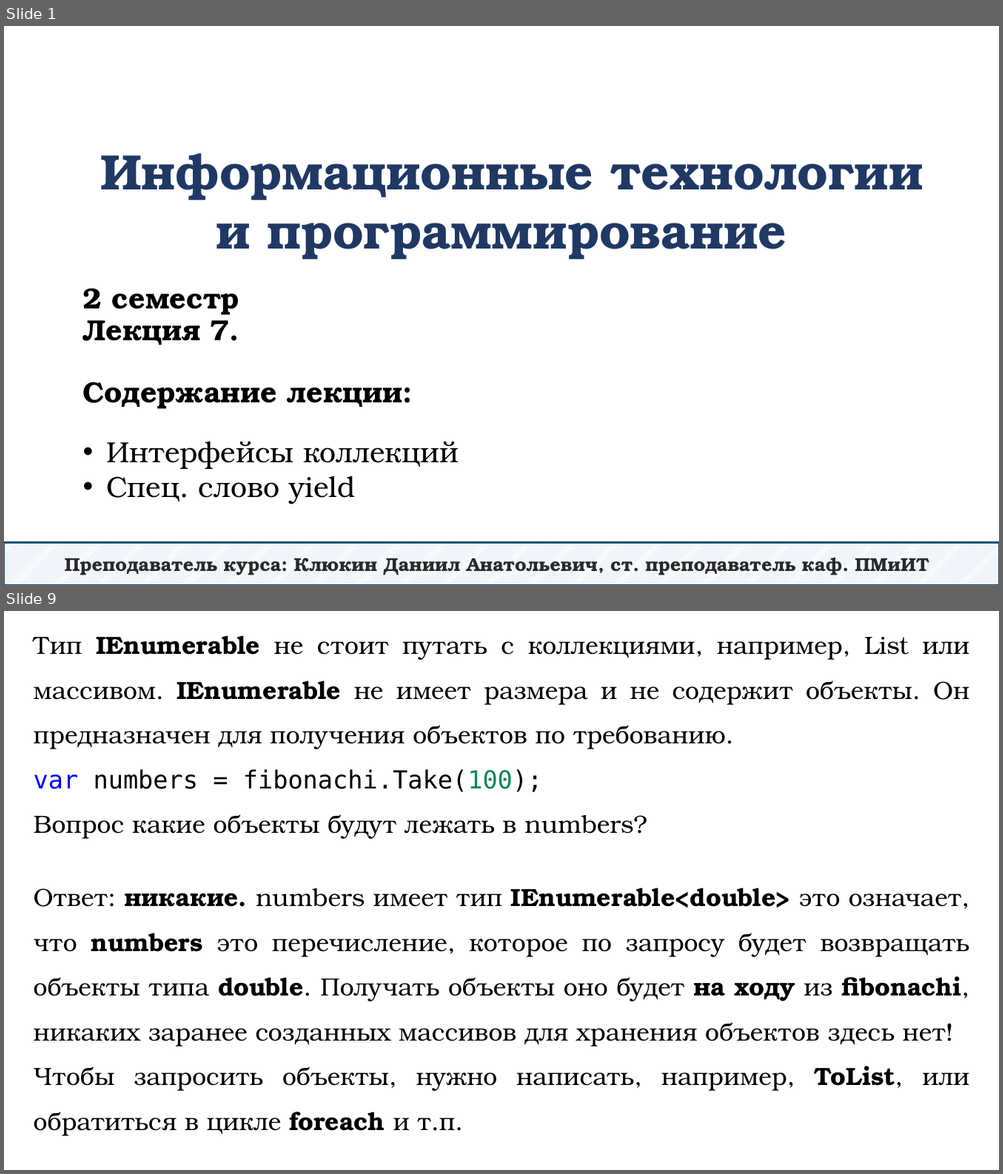
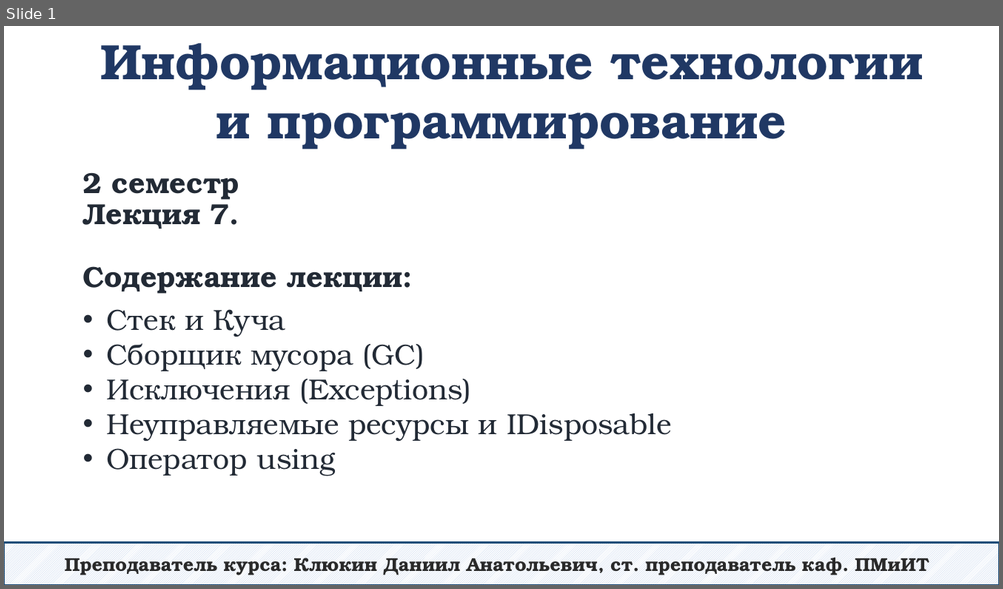
Before and after one commit to DaniilKlyukin/ITiP-2, a slide deck: Лекции/ИТиП 2 лек 7.pptx. Shown one above the other, each under a label of ours: slides 1 and 9 before the commit, slide 1 after it; the slides between them are not shown. The pictures are 1003x1174 and 1003x589 pixels, drawn with LibreOffice and Linux fonts; fonts in the diff are those of the drawing. Boxes give left, top, right and bottom in pixels: in the first picture for what was removed or moved away, otherwise in the second. Text is boxed around its words. In the diff, an @@ line names an element or a change of style, - is before the commit and + after.

```diff
--- a/Лекции/ИТиП 2 лек 7.pptx
+++ b/Лекции/ИТиП 2 лек 7.pptx
@@ slide 9 removed at (x1=4, y1=611, x2=999, y2=1170), background #FFFFFF @@
@@ text removed at (x1=34, y1=635, x2=969, y2=839) @@
-Тип IEnumerable не стоит путать с коллекциями, например, List или массивом. IEnumerable не имеет размера и не содержит объекты. Он предназначен для получения объектов по требованию.
-var numbers = fibonachi.Take(100);
-Вопрос какие объекты будут лежать в numbers?
@@ text removed at (x1=34, y1=888, x2=970, y2=1136) @@
-Ответ: никакие. numbers имеет тип IEnumerable<double> это означает, что numbers это перечисление, которое по запросу будет возвращать объекты типа double. Получать объекты оно будет на ходу из fibonachi, никаких заранее созданных массивов для хранения объектов здесь нет!
-Чтобы запросить объекты, нужно написать, например, ToList, или обратиться в цикле foreach и т.п.
@@ slide 1 changed as well @@
@@ text "Информационные технологии и программирование" moved from (x1=100, y1=153, x2=922, y2=260) to (x1=100, y1=43, x2=922, y2=150) @@
@@ title "2 семестр Лекция 7. Содержание ..." moved from (x1=83, y1=288, x2=403, y2=409) to (x1=83, y1=173, x2=403, y2=294) @@
@@ title "2 семестр Лекция 7. Содержание ..." at (x1=83, y1=173, x2=403, y2=294): text colour #000000 to #222A35 @@
@@ text at (x1=106, y1=309, x2=671, y2=477): text changed; text colour #000000 to #222A35 @@
-• Интерфейсы коллекций
-• Спец. слово yield
+• Стек и Куча
+• Сборщик мусора (GC)
+• Исключения (Exceptions)
+• Неуправляемые ресурсы и IDisposable
+• Оператор using
```
Also in this commit, not shown: 39 slides added, 18 other slides removed, 6 other files.
